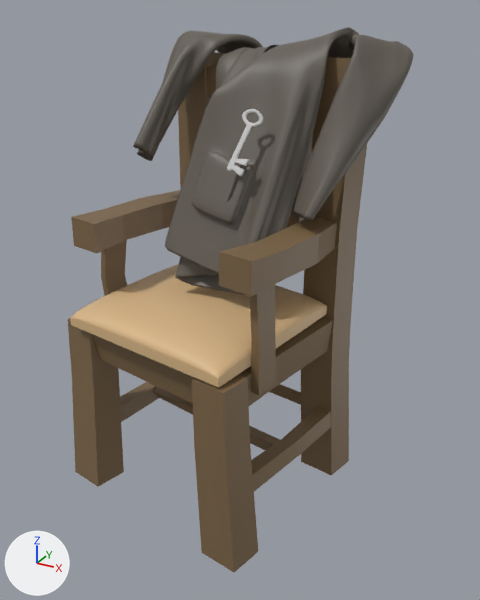
The FBX model Assets/3D/PropsAbrir.fbx as it was, and as the next commit left it.
One viewpoint serves both versions: a 50 mm camera at (-0.137, -1.433, 1.263) aimed at (-0.97, 0.08, 0.506). Arrows for +X, +Y and +Z are at lower left; the lights stay in place. Where no turn or scale is listed for an object, it has been applied to the vertices. Vertices at the same position are counted once.

Objects in the first picture: 'Cadeira', 'Chave', 'Gaban'.
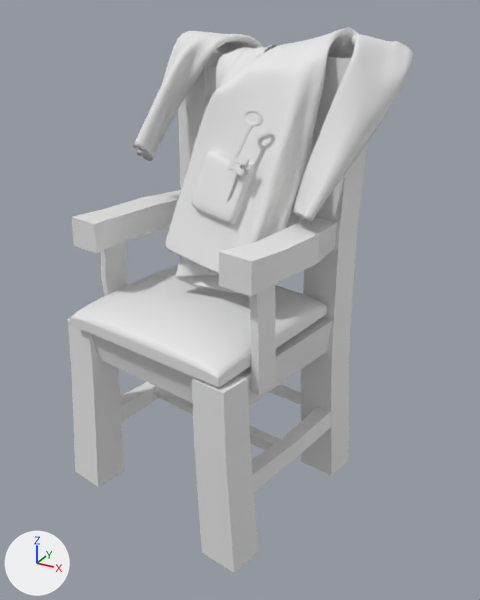
Where the newer file only moved an object's origin or applied its transform, the numbers keep the older frame.

Patch to the scene script:
```diff
--- a/Assets/3D/PropsAbrir.fbx.py
+++ b/Assets/3D/PropsAbrir.fbx.py
@@ mat_propsmadera @@
+mat_propsmadera = principled_material('PropsMadera')
+mat_propsmadera.base_color = (0.8, 0.8, 0.8)  # white #e7e7e7
@@ me_mesh @@
 me_mesh.from_pydata(...)  # 41817 vertices, 41853 faces; spans x -0.367..0.367, y -0.277..0.277, z -0.326..0.326
-me_mesh.materials.append(mat_gaban_mtrl)  # dark grey #625c53
+me_mesh.materials.append(mat_propsmadera)  # white #e7e7e7
@@ me_mesh_001 @@
 me_mesh_001.from_pydata(...)  # 565 vertices, 500 faces; spans x -0.374..0.374, y -0.339..0.339, z -0.621..0.621
 # used by ob_cadeira; location = (-1.055, 0.046, 0.53)
+# me_mesh_001 part 1: all 286 faces that had it switch from mat_cadeira_mtrl (beige #dab788) to mat_propsmadera (white #e7e7e7)
+# me_mesh_001 part 2: all 214 faces that had it switch from mat_coxin_mtrl (brown #7e6648) to mat_propsmadera (white #e7e7e7)
```

Boxes [x1, y1, x2, y2] around the edits, measured in the pictures (480 x 600 px):
'Gaban', recoloured (grey to white): [133, 27, 413, 295] in both
part 1 of me_mesh_001, recoloured (brown to white): [70, 265, 327, 387] in both
part 2 of me_mesh_001, recoloured (brown to grey): [68, 52, 367, 572] in both
